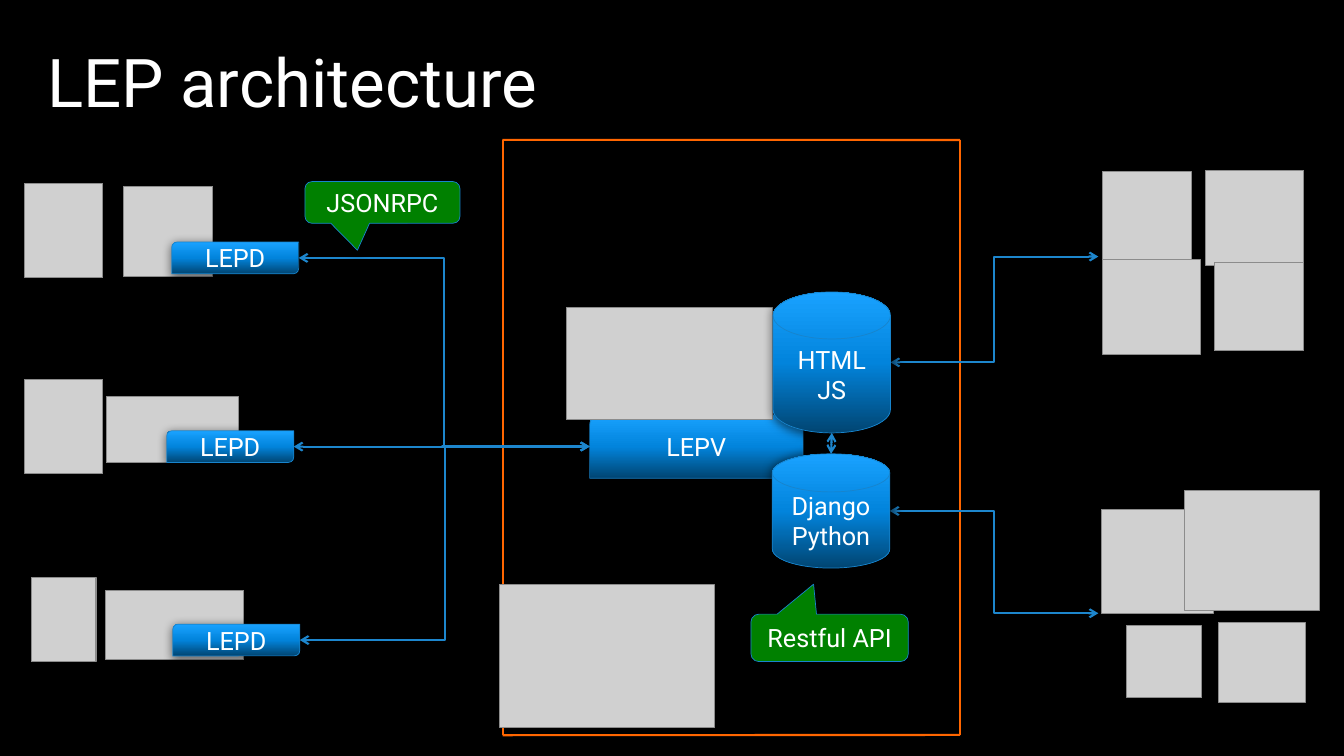
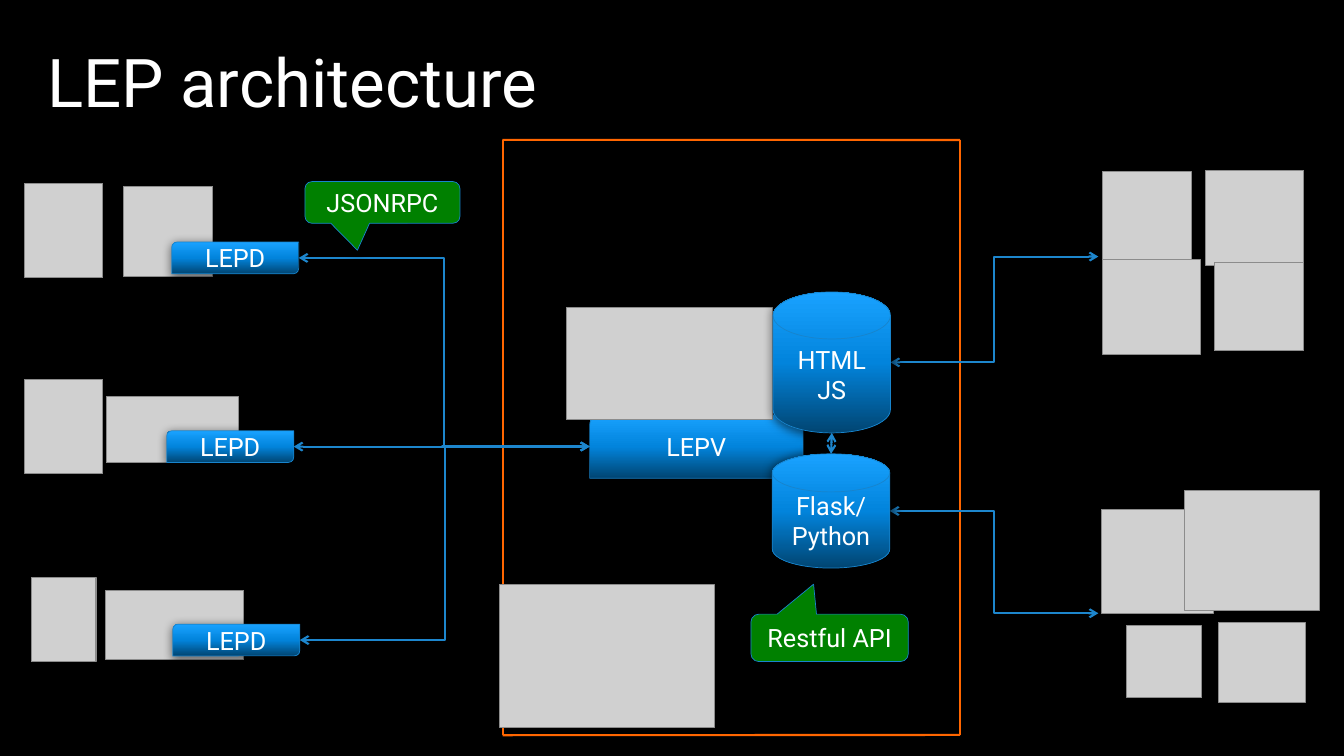
Before and after one commit to linuxep/linuxep, a slide deck: slide 9 of media/LEP-introduction.pptx. Drawn at 1344x756 pixels with LibreOffice and Linux fonts; fonts in the diff are those of the drawing; grey boxes stand for pictures; background and template pictures are left out. Boxes give left, top, right and bottom in pixels: in the first picture for what was removed or moved away, otherwise in the second. Text is boxed around its words. In the diff, an @@ line names an element or a change of style, - is before the commit and + after.

Commit message:
update PPT and slides, replacing "django" with "flask"

```diff
--- a/media/LEP-introduction.pptx
+++ b/media/LEP-introduction.pptx
@@ text in cylinder at [796,496,866,517]: text changed @@
-Django
+Flask/
```
Also in this commit, not shown: 1 other slide changed, 2 other files.
